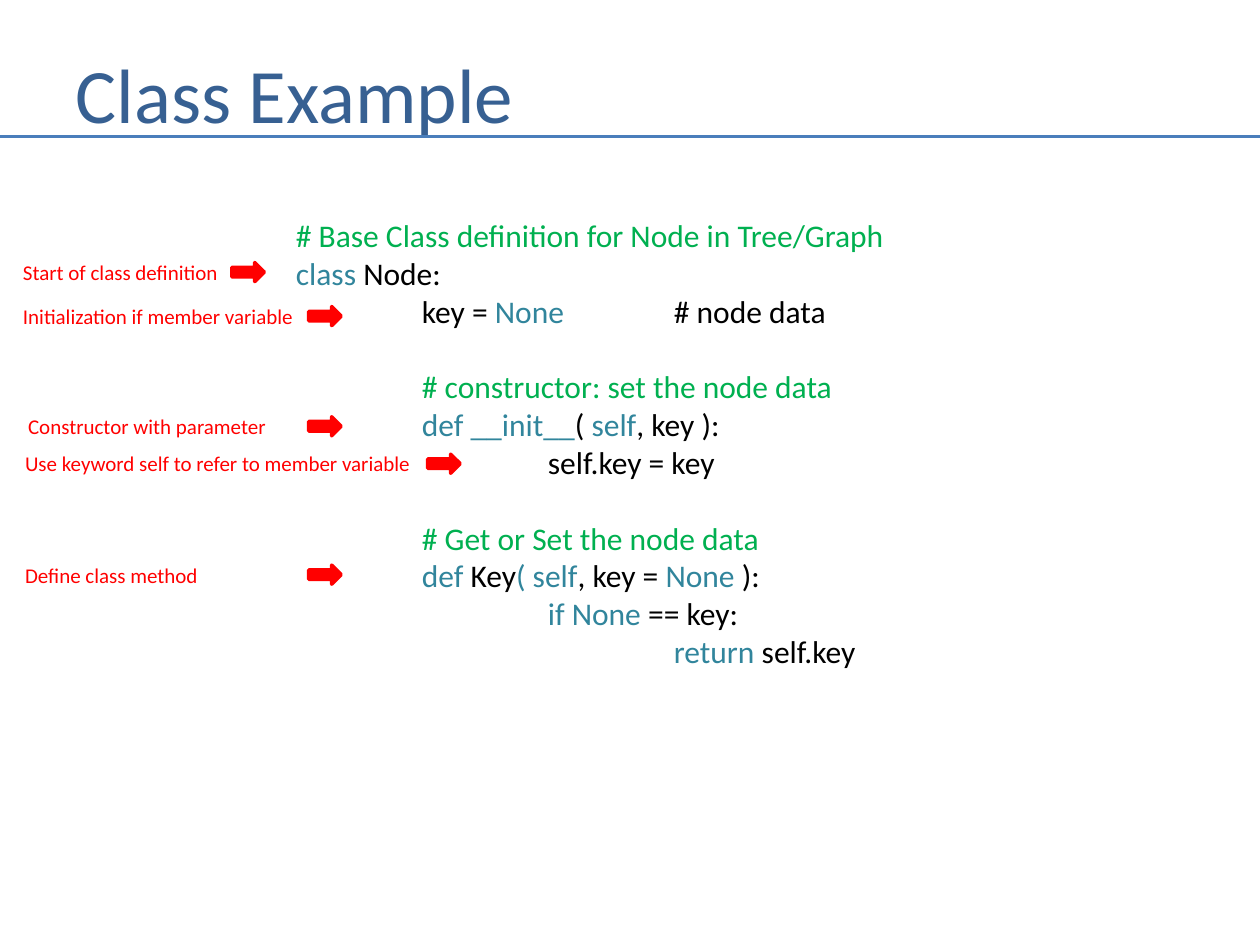
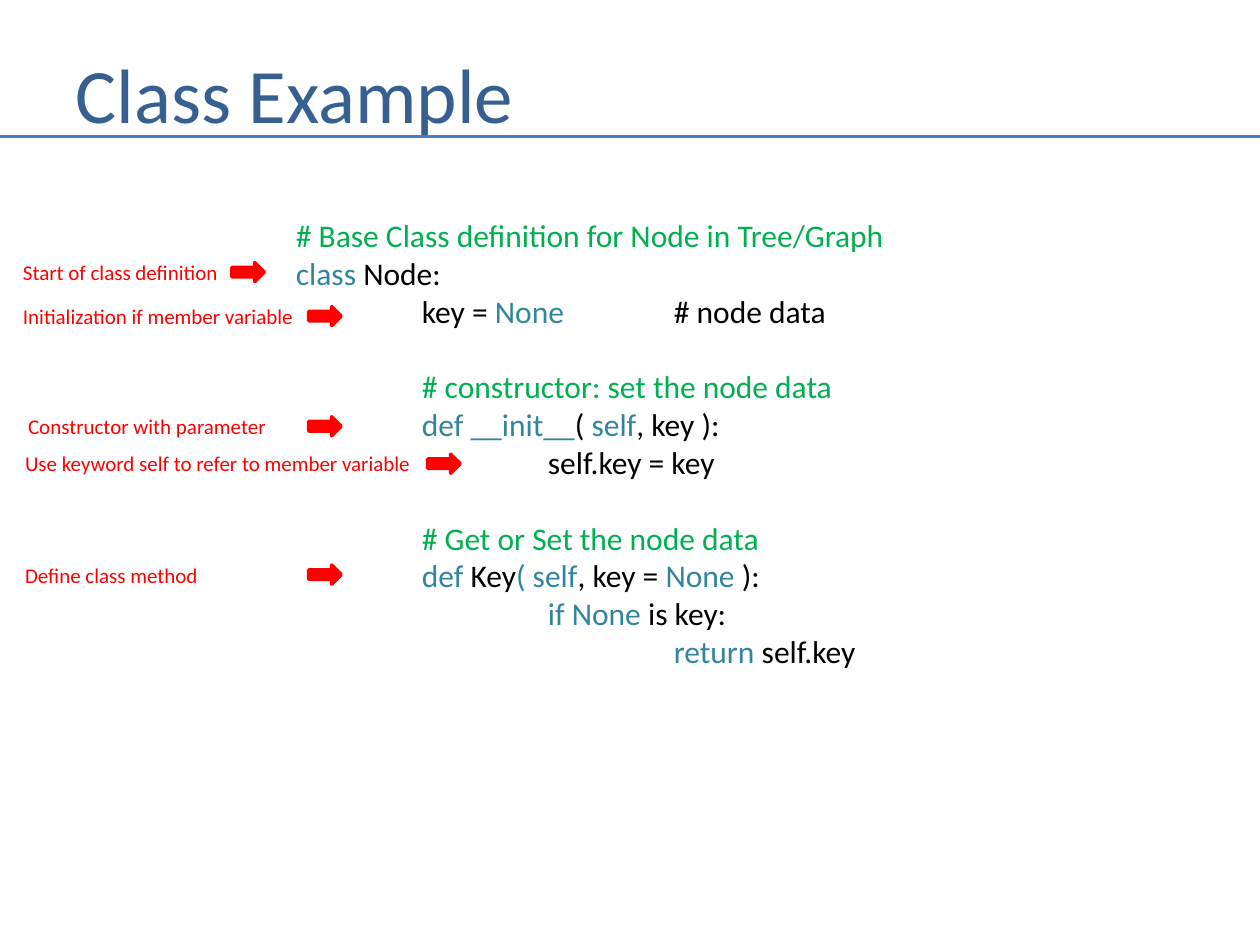
Before and after one commit to andrewferlitsch/Portland-Data-Science-Group, a slide deck: slide 3 of Presentations/Python - OOP.pptx. Drawn at 1260x945 pixels with LibreOffice and Linux fonts; fonts in the diff are those of the drawing. Boxes give left, top, right and bottom in pixels: in the first picture for what was removed or moved away, otherwise in the second. Text is boxed around its words. In the diff, an @@ line names an element or a change of style, - is before the commit and + after.

```diff
--- a/Presentations/Python - OOP.pptx
+++ b/Presentations/Python - OOP.pptx
@@ text at (548,603,726,630): text changed @@
-if None == key:
+if None is key:
```
Also in this commit, not shown: 1 other file.
